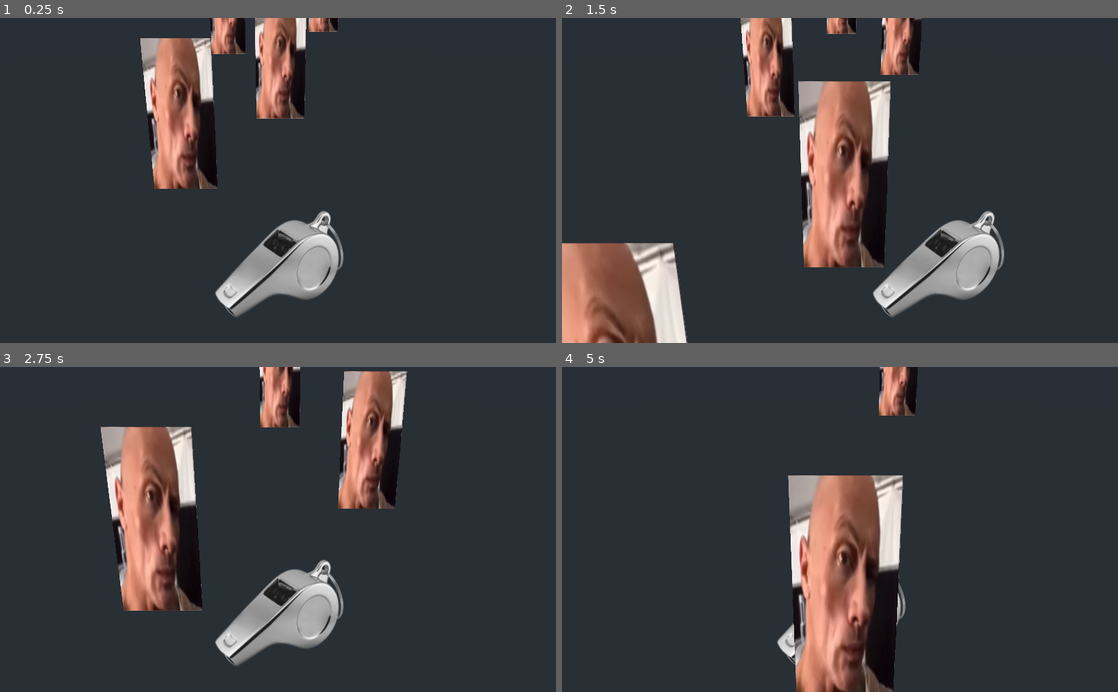
Above: before the commit, frames 1-4 (two rows, left to right).
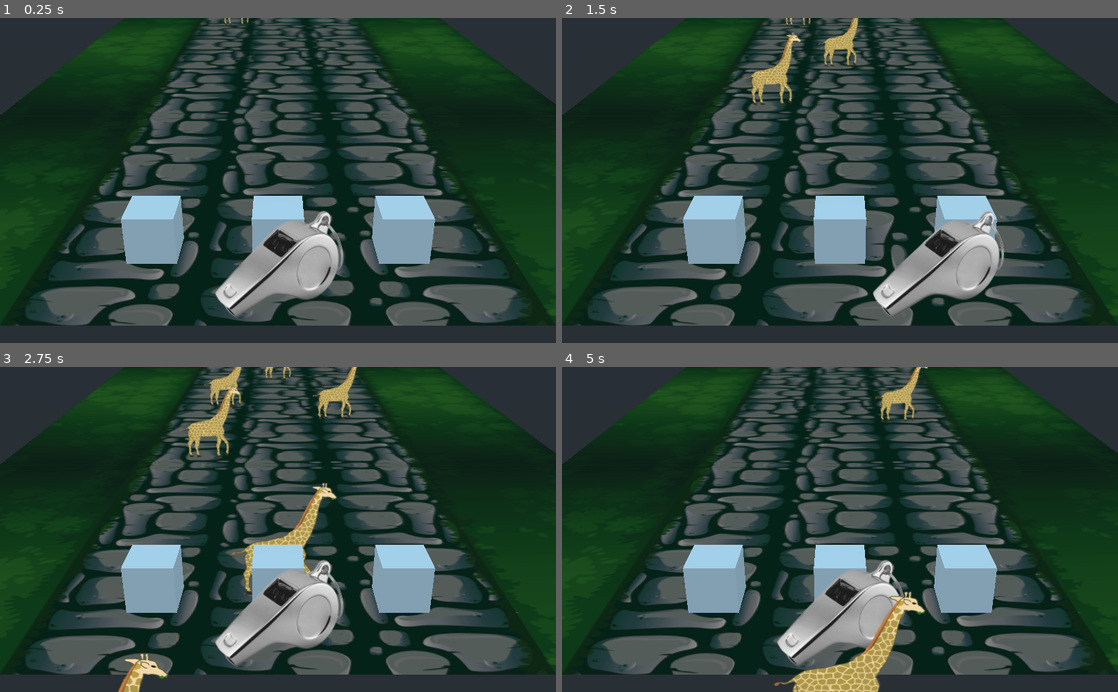
Above: after the commit, the same moments.

Repository: RafaelKuhn/globin
Game: Godot game, scene res://Game.tscn
The game is run twice, just before and just after one commit, with the same random seed, the same clock (stepped at 60 frames per second) and the same inputs.
Inputs:
- Up to frame 1 (0.25 s): no input
- Up to frame 2 (1.5 s): tap A (A_key) at 0.6 s; tap D (D_key) at 0.8, 1.35 s
- Up to frame 3 (2.75 s): tap A (A_key) at 1.55, 2.1 s; tap D (D_key) at 2.3 s
- Up to frame 4 (5 s): tap D (D_key) at 2.85, 3.8 s; tap A (A_key) at 3.05, 4.55 s; tap S (S_key) at 3.6 s; tap W (W_key) at 4.35 s

The runs differ from the first frame. In frame 1, 74% of the frame differs, in the area x 0-100%, y 0-95%; in frame 2, 77%; in frame 3, 75%; in frame 4, 79%, in the area x 0-100%, y 0-100%.

Commit message:
add: prod sprites, refactor: obstacles to obstacle (nodes, signal, script)

Diff:
--- a/Game.tscn
+++ b/Game.tscn
@@ -1,7 +1,7 @@
 [gd_scene load_steps=4 format=2]
 
 [ext_resource path="res://player/player.tscn" type="PackedScene" id=1]
-[ext_resource path="res://obstacles/Obstacles.tscn" type="PackedScene" id=2]
+[ext_resource path="res://obstacles/Obstacle.tscn" type="PackedScene" id=2]
 [ext_resource path="res://map/Map.tscn" type="PackedScene" id=3]
 
 [node name="Game" type="Spatial"]
@@ -20,29 +20,33 @@
 "
 }
 
-[node name="Obstacles1" parent="." instance=ExtResource( 2 )]
-transform = Transform( 1, 0, 0, 0, 1, 0, 0, 0, 1, 1, 0, -3.00021 )
+[node name="Obstacle1" parent="." instance=ExtResource( 2 )]
+transform = Transform( 1, 0, 0, 0, 1, 0, 0, 0, 1, 1, 0, -12.5754 )
 
-[node name="Obstacles2" parent="." instance=ExtResource( 2 )]
-transform = Transform( 1, 0, 0, 0, 1, 0, 0, 0, 1, 3, 0, -22.3538 )
+[node name="Obstacle2" parent="." instance=ExtResource( 2 )]
+transform = Transform( 1, 0, 0, 0, 1, 0, 0, 0, 1, 3, 0, -31.929 )
 
-[node name="Obstacles3" parent="." instance=ExtResource( 2 )]
-transform = Transform( 1, 0, 0, 0, 1, 0, 0, 0, 1, 2, 0, -14.8097 )
+[node name="Obstacle3" parent="." instance=ExtResource( 2 )]
+transform = Transform( 1, 0, 0, 0, 1, 0, 0, 0, 1, 2, 0, -24.3849 )
 
-[node name="Obstacles4" parent="." instance=ExtResource( 2 )]
-transform = Transform( 1, 0, 0, 0, 1, 0, 0, 0, 1, 3, 0, -11.2845 )
+[node name="Obstacle4" parent="." instance=ExtResource( 2 )]
+transform = Transform( 1, 0, 0, 0, 1, 0, 0, 0, 1, 3, 0, -20.8597 )
 
-[node name="Obstacles5" parent="." instance=ExtResource( 2 )]
-transform = Transform( 1, 0, 0, 0, 1, 0, 0, 0, 1, 2, 0, -5.25749 )
+[node name="Obstacle5" parent="." instance=ExtResource( 2 )]
+transform = Transform( 1, 0, 0, 0, 1, 0, 0, 0, 1, 2, 0, -14.8327 )
 
-[node name="Obstacles7" parent="." instance=ExtResource( 2 )]
-transform = Transform( 1, 0, 0, 0, 1, 0, 0, 0, 1, 1, 0, -9.09368 )
+[node name="Obstacle7" parent="." instance=ExtResource( 2 )]
+transform = Transform( 1, 0, 0, 0, 1, 0, 0, 0, 1, 1, 0, -18.6689 )
+
+[node name="Obstacle8" parent="." instance=ExtResource( 2 )]
+transform = Transform( 1, 0, 0, 0, 1, 0, 0, 0, 1, 1, 0, -21.794 )
 
 [node name="Map" parent="." instance=ExtResource( 3 )]
 
-[connection signal="on_any_collision" from="Obstacles1" to="Player" method="_on_Obstacles1_on_any_collision"]
-[connection signal="on_any_collision" from="Obstacles2" to="Player" method="_on_Obstacles1_on_any_collision"]
-[connection signal="on_any_collision" from="Obstacles3" to="Player" method="_on_Obstacles1_on_any_collision"]
-[connection signal="on_any_collision" from="Obstacles4" to="Player" method="_on_Obstacles1_on_any_collision"]
-[connection signal="on_any_collision" from="Obstacles5" to="Player" method="_on_Obstacles1_on_any_collision"]
-[connection signal="on_any_collision" from="Obstacles7" to="Player" method="_on_Obstacles1_on_any_collision"]
+[connection signal="on_any_collision" from="Obstacle1" to="Player" method="_on_any_obstacle_z_collision"]
+[connection signal="on_any_collision" from="Obstacle2" to="Player" method="_on_any_obstacle_z_collision"]
+[connection signal="on_any_collision" from="Obstacle3" to="Player" method="_on_any_obstacle_z_collision"]
+[connection signal="on_any_collision" from="Obstacle4" to="Player" method="_on_any_obstacle_z_collision"]
+[connection signal="on_any_collision" from="Obstacle5" to="Player" method="_on_any_obstacle_z_collision"]
+[connection signal="on_any_collision" from="Obstacle7" to="Player" method="_on_any_obstacle_z_collision"]
+[connection signal="on_any_collision" from="Obstacle8" to="Player" method="_on_any_obstacle_z_collision"]
--- a/map/Map.tscn
+++ b/map/Map.tscn
@@ -1,4 +1,47 @@
-[gd_scene format=2]
+[gd_scene load_steps=3 format=2]
+
+[ext_resource path="res://map/chao-completo.png" type="Texture" id=1]
+
+[sub_resource type="CubeMesh" id=1]
 
 [node name="Map" type="Spatial"]
-transform = Transform( 1, 0, 0, 0, 1, 0, 0, 0, 1, -0.0134645, 0, -0.00141478 )
+
+[node name="PlaceHolder1" type="MeshInstance" parent="."]
+transform = Transform( 0.2, 0, 0, 0, 0.2, 0, 0, 0, 0.2, 1, 0.355, -0.774651 )
+mesh = SubResource( 1 )
+material/0 = null
+
+[node name="PlaceHolder2" type="MeshInstance" parent="."]
+transform = Transform( 0.2, 0, 0, 0, 0.2, 0, 0, 0, 0.2, 2, 0.355, -0.774651 )
+mesh = SubResource( 1 )
+material/0 = null
+
+[node name="PlaceHolder3" type="MeshInstance" parent="."]
+transform = Transform( 0.2, 0, 0, 0, 0.2, 0, 0, 0, 0.2, 3, 0.355, -0.774651 )
+mesh = SubResource( 1 )
+material/0 = null
+
+[node name="Anchor" type="Spatial" parent="."]
+transform = Transform( 1.33906, 0, 0, 0, 1, 0, 0, 0, 1.33906, 0, 0, 0 )
+
+[node name="Sprite3D" type="Sprite3D" parent="Anchor"]
+transform = Transform( 0.118029, 0, 0, 0, -5.1592e-09, 1, 0, -0.118029, -4.37114e-08, -1.428, 0, 0 )
+centered = false
+transparent = false
+double_sided = false
+texture = ExtResource( 1 )
+
+[node name="Sprite3D2" type="Sprite3D" parent="Anchor"]
+transform = Transform( 0.118029, 0, 0, 0, -5.15919e-09, 0.999999, 0, -0.118029, -4.37114e-08, -1.428, 0, -3.442 )
+centered = false
+flip_v = true
+transparent = false
+double_sided = false
+texture = ExtResource( 1 )
+
+[node name="Sprite3D3" type="Sprite3D" parent="Anchor"]
+transform = Transform( 0.118029, 0, 0, 0, -5.15919e-09, 1, 0, -0.118029, -4.37114e-08, -1.428, 0, -6.884 )
+centered = false
+transparent = false
+double_sided = false
+texture = ExtResource( 1 )
--- a/obstacles/Obstacles.gd
+++ b/obstacles/Obstacle.gd
@@ -2,7 +2,7 @@
 
 signal on_any_collision(lane, tipo)
 
-export var supeedo := 1
+var supeedo := 5
 var has_collided := false
 
 func _ready():
--- /dev/null
+++ b/obstacles/Obstacle.tscn
@@ -0,0 +1,37 @@
+[gd_scene load_steps=7 format=2]
+
+[ext_resource path="res://obstacles/Obstacle.gd" type="Script" id=1]
+[ext_resource path="res://obstacles/dev_pedra.png" type="Texture" id=2]
+[ext_resource path="res://obstacles/toco-com-cogumelos.png" type="Texture" id=3]
+[ext_resource path="res://obstacles/girafa-1.png" type="Texture" id=4]
+[ext_resource path="res://obstacles/girafa-2.png" type="Texture" id=5]
+
+[sub_resource type="SpriteFrames" id=1]
+animations = [ {
+"frames": [ ExtResource( 4 ), ExtResource( 5 ) ],
+"loop": true,
+"name": "default",
+"speed": 2.5
+} ]
+
+[node name="Obstacle" type="Spatial"]
+script = ExtResource( 1 )
+
+[node name="Pedra" type="Sprite3D" parent="."]
+transform = Transform( 0.1, 0, 0, 0, 0.25, 0, 0, 0, 0.1, -0.270795, 0, 0 )
+visible = false
+centered = false
+texture = ExtResource( 2 )
+
+[node name="Toco" type="Sprite3D" parent="."]
+transform = Transform( 1, 0, 0, 0, 1, 0, 0, 0, 1, -0.3, 0, 0 )
+visible = false
+centered = false
+texture = ExtResource( 3 )
+
+[node name="Girafa" type="AnimatedSprite3D" parent="."]
+transform = Transform( 0.1, 0, 0, 0, 0.1, 0, 0, 0, 0.1, -0.397951, 0, 0 )
+centered = false
+frames = SubResource( 1 )
+frame = 1
+playing = true
--- a/obstacles/Obstacles.tscn
+++ /dev/null
@@ -1,13 +0,0 @@
-[gd_scene load_steps=3 format=2]
-
-[ext_resource path="res://obstacles/Obstacles.gd" type="Script" id=1]
-[ext_resource path="res://obstacles/pedra.png" type="Texture" id=2]
-
-[node name="Obstacle" type="Spatial"]
-script = ExtResource( 1 )
-supeedo = 3
-
-[node name="Sprite3D" type="Sprite3D" parent="."]
-transform = Transform( 0.1, 0, 0, 0, 0.25, 0, 0, 0, 0.1, -0.3, 0, 0 )
-centered = false
-texture = ExtResource( 2 )
--- a/player/player.gd
+++ b/player/player.gd
@@ -1,7 +1,7 @@
 extends KinematicBody
 
 enum VerticalStates { DEFAULT, JUMPING, ROLLING }
-enum HorizontalState { RUNNING, SWITCHIG }
+enum HorizontalState { RUNNING, SWITCHING }
 
 var vertical_state = VerticalStates.DEFAULT
 var horizontal_state = HorizontalState.RUNNING
@@ -34,6 +34,7 @@
 
 	update_animation(delta)
 
+
 # vertical:
 func try_jumping():
 	if vertical_state != VerticalStates.DEFAULT:
@@ -62,7 +63,7 @@
 		return
 
 	switch_right()
-	horizontal_state = HorizontalState.SWITCHIG
+	horizontal_state = HorizontalState.SWITCHING
 	$LaneTimer.start(lane_switch_delay)
 
 func try_switching_left():
@@ -72,34 +73,41 @@
 		return
 
 	switch_left()
-	horizontal_state = HorizontalState.SWITCHIG
+	horizontal_state = HorizontalState.SWITCHING
 	$LaneTimer.start(lane_switch_delay)
 
-func _on_LaneTimer_timeout():
-	horizontal_state = HorizontalState.RUNNING
-	print("animation progress: %f " % anim_progress)
 
+# início da troca de lane
 func switch_right():
 	previous_lane = lane
 	lane = lane + 1
 	anim_progress = 0.0
-	print("animation progress: %f " % anim_progress)
+	# print("vai trocar, animation progress: %f " % anim_progress)
 
 func switch_left():
 	previous_lane = lane
 	lane = lane - 1
 	anim_progress = 0.0
-	print("animation progress: %f " % anim_progress)
+	# print("vai trocar, animation progress: %f " % anim_progress)
+
+
+# fim da troca de lane
+func _on_LaneTimer_timeout():
+	horizontal_state = HorizontalState.RUNNING
+	# print("trocou, animation progress: %f " % anim_progress)
 
 
 func update_animation(delta: float):
-	if horizontal_state != HorizontalState.SWITCHIG:
+	if horizontal_state != HorizontalState.SWITCHING:
 		return
 
 	anim_progress += delta * 1/lane_switch_delay
 	translation.x = lerp(previous_lane, lane, anim_progress)
 
 
-func _on_Obstacles1_on_any_collision(lane_obstacle, tipo):
-	if lane_obstacle == lane:
+# eventos
+func _on_any_obstacle_z_collision(lane_obstacle_x, _obj_type):
+	print("chegou no Z")
+	if lane_obstacle_x == lane:
 		print("colidiu")
+	# deve checar tbm se é a msm lane que ele estava && interval < 0.5
Binary file added: map/arvore-alta.png
Not shown, added: map/arvore-alta.png.import
Binary file added: map/arvore-baixa.png
Not shown, added: map/arvore-baixa.png.import
Binary file added: map/chao-completo.png
Not shown, added: map/chao-completo.png.import
Binary file added: map/cogumelos.png
Not shown, added: map/cogumelos.png.import
Binary file added: map/pinheiro.png
Not shown, added: map/pinheiro.png.import
Binary file added: map/prancheta.png
Not shown, changed: map/prancheta.png.import
(and 12 more such lines)
